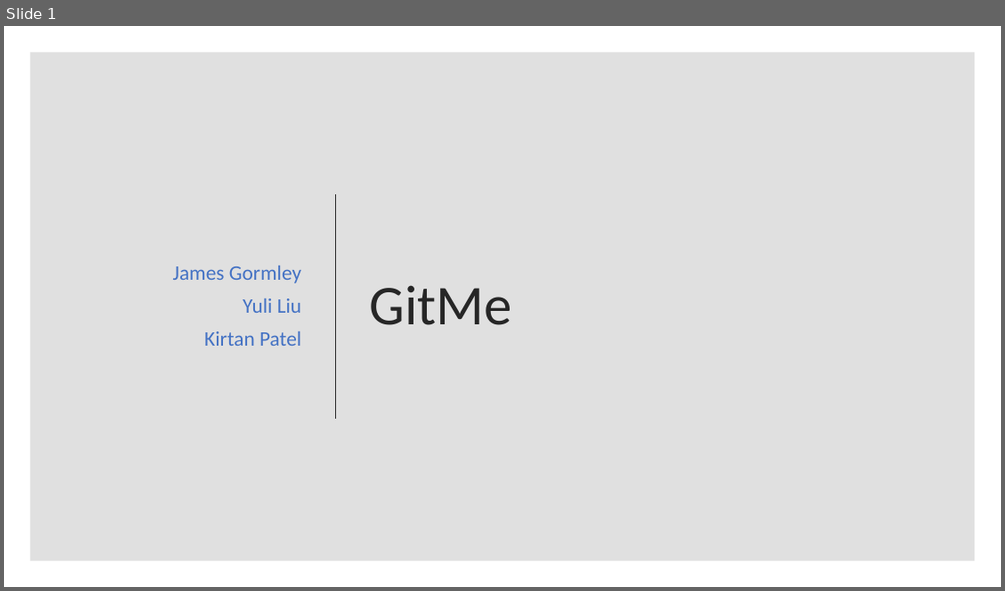
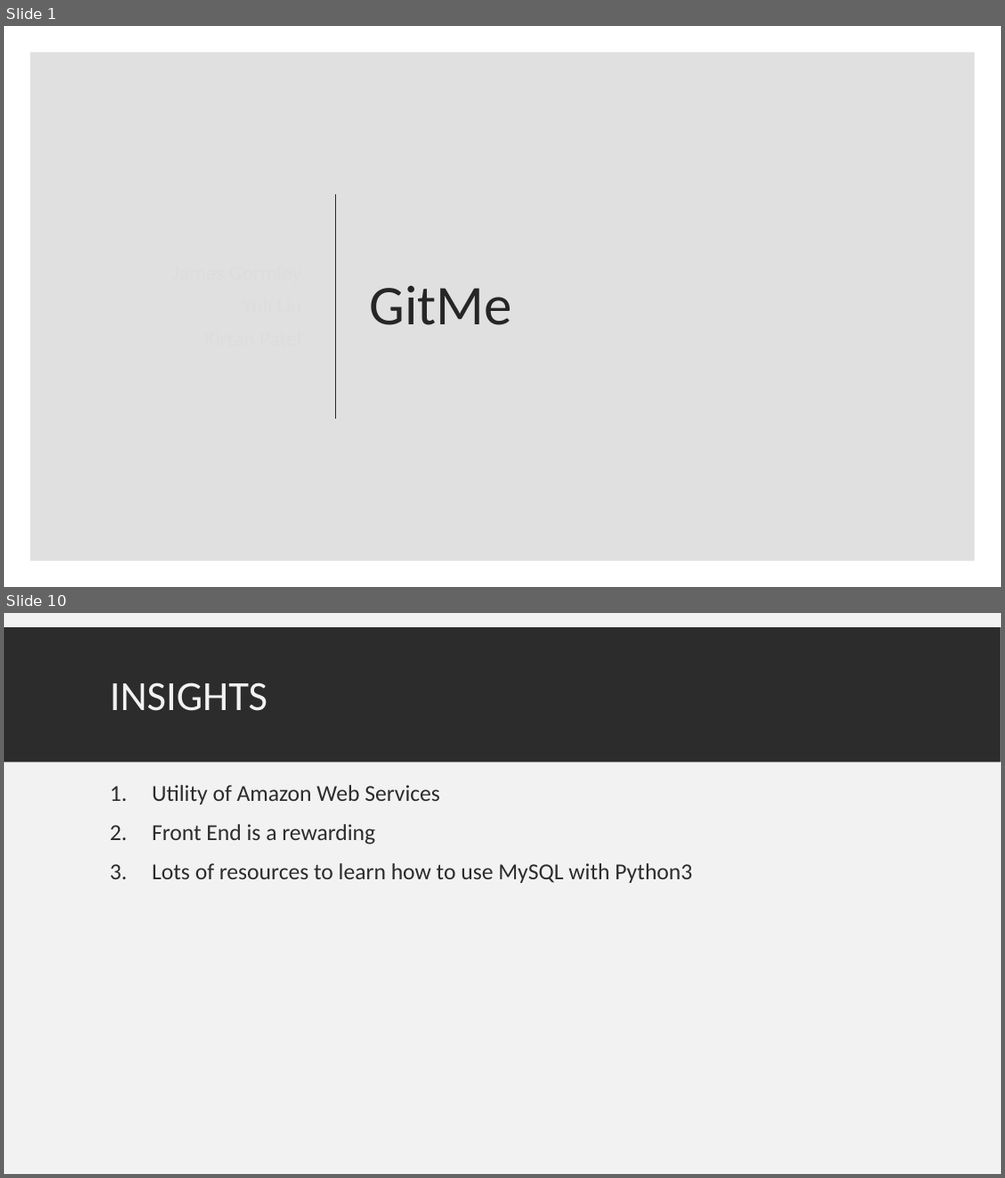
Before and after one commit to Yuliy97/GitMe, a slide deck: Gitme.pptx. Shown one above the other, each under a label of ours: slide 1 before the commit, slides 1 and 10 after it; the slides between them are not shown. The pictures are 1005x591 and 1005x1178 pixels, drawn with LibreOffice and Linux fonts; fonts in the diff are those of the drawing. Boxes give left, top, right and bottom in pixels: in the first picture for what was removed or moved away, otherwise in the second. Text is boxed around its words. In the diff, an @@ line names an element or a change of style, - is before the commit and + after.

```diff
--- a/Gitme.pptx
+++ b/Gitme.pptx
@@ slide 10 added at <box>4,613,1001,1174</box>, background #F2F2F2 @@
@@ rectangle added at <box>4,627,1001,762</box>, fill #2C2C2C @@
@@ title added at <box>110,682,267,711</box>, 40 pt, text #F2F2F2 @@
+INSIGHTS
@@ text added at <box>152,785,692,883</box>, 22 pt, text #2C2C2C @@
+1. Utility of Amazon Web Services
+2. Front End is a rewarding
+3. Lots of resources to learn how to use MySQL with Python3
@@ slide 1 changed as well @@
@@ subtitle removed at <box>173,265,301,346</box> @@
-James Gormley
-Yuli Liu
-Kirtan Patel
```
Also in this commit, not shown: 9 other slides added, 7 slides removed.
